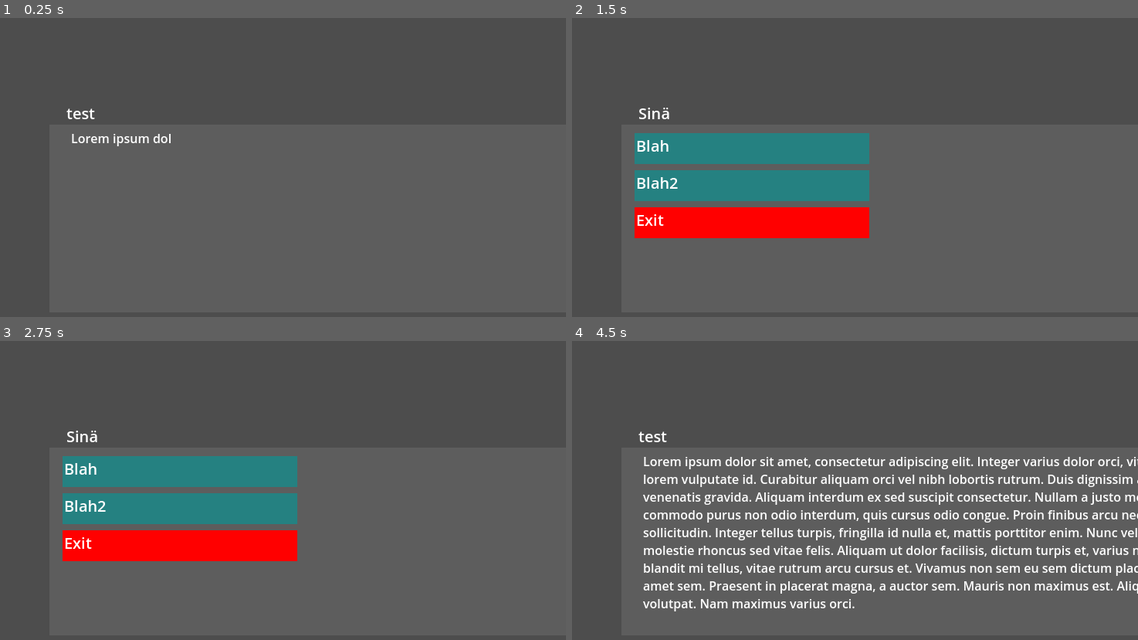
Above: before the commit, frames 1-4 (two rows, left to right).
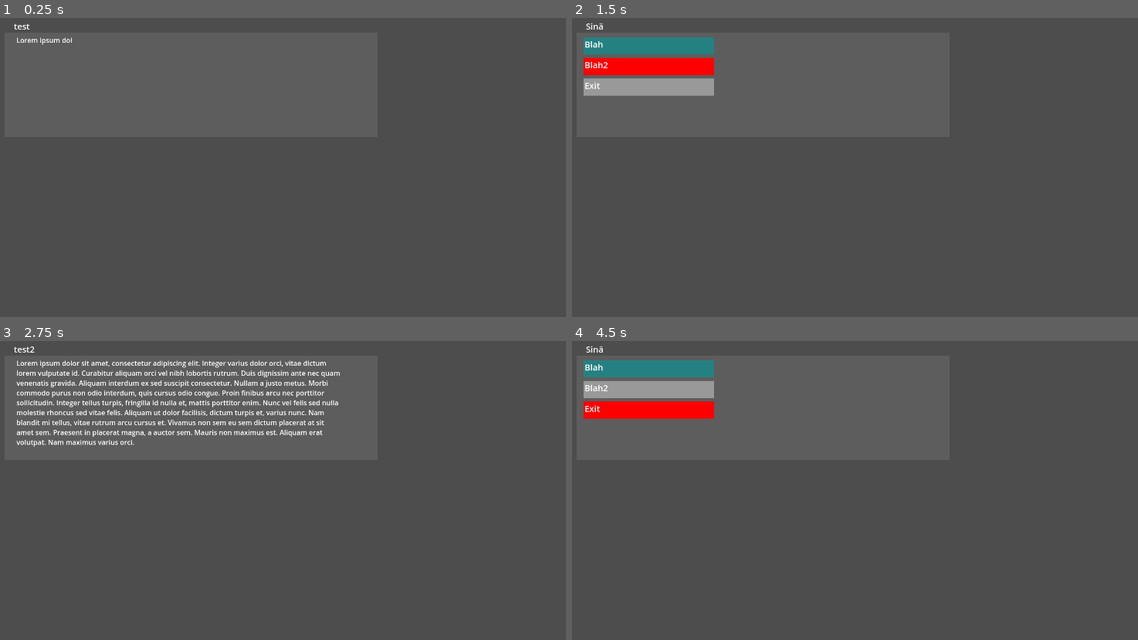
Above: after the commit, the same moments.

Repository: mirakardia/wanhojen-tanssit
Game: Godot game, scene res://dialog_test.tscn
Two runs of this game, one before a commit and one after it. Both use one fixed random seed, a clock stepped at 60 frames per second and the inputs below.
Inputs (mouse positions are in pixels of both pictures, inside the frame that each line leads up to):
- Up to frame 1 (0.25 s): no input
- Up to frame 2 (1.5 s): tap Enter (ui_accept) at 0.5, 0.77, 1.25 s; move the mouse to (962, 125) at 0.52 s; hold Right (right) 0.53-1.28 s; click (962, 125) at 0.67 s; move the mouse to (707, 173) at 1.27 s; hold Down (down) from 1.28 s (still down)
- Up to frame 3 (2.75 s): tap Enter (ui_accept) at 1.52, 2 s; move the mouse to (316, 370) at 2.02 s; release Down (down) at 2.03 s; hold Right (right) from 2.03 s (still down)
- Up to frame 4 (4.5 s): tap Enter (ui_accept) at 2.75, 3.02, 3.5, 3.77, 4.25 s; move the mouse to (798, 565) at 2.77 s; release Right (right) at 2.78 s; hold Up (up) 2.78-3.53 s; click (798, 565) at 2.92 s; move the mouse to (1013, 541) at 3.52 s; hold Left (left) from 3.53 s (still down); move the mouse to (645, 403) at 4.27 s

The runs differ from the first frame. In frame 1, 0.5% of the frame differs, in the area x 2-31%, y 1-43%; in frame 2, 17%; in frame 3, 18%, in the area x 2-61%, y 1-74%; in frame 4, 15%.

Commit message:
Tweak aspect ratio and camera zoom

Diff:
--- a/project.godot
+++ b/project.godot
@@ -21,9 +21,11 @@
 
 [display]
 
-window/size/viewport_width=800
-window/size/viewport_height=600
+window/size/viewport_width=1440
+window/size/viewport_height=1080
+window/size/borderless=true
 window/stretch/mode="viewport"
+window/stretch/scale_mode="integer"
 
 [input]
 
--- a/scenes/player/player.tscn
+++ b/scenes/player/player.tscn
@@ -143,6 +143,7 @@
 script = ExtResource("1_k5m8n")
 
 [node name="Camera2D" type="Camera2D" parent="."]
+zoom = Vector2(3, 3)
 position_smoothing_enabled = true
 
 [node name="CollisionShape2D" type="CollisionShape2D" parent="."]
